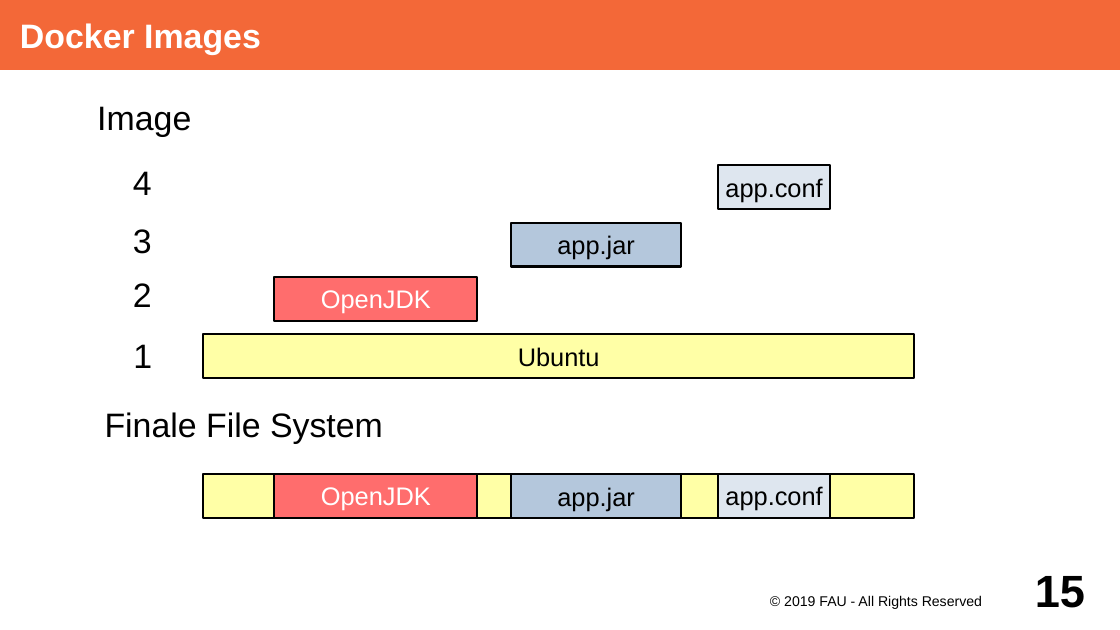
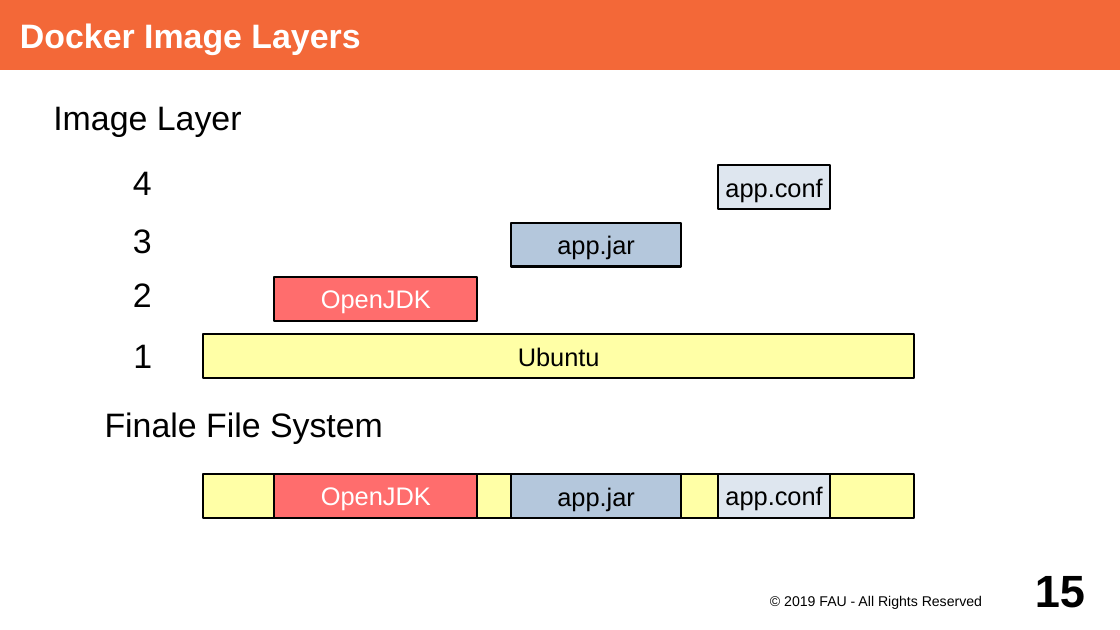
Before and after one commit to dirkriehle/adap-course, a slide deck: slide 15 of Lecture Slides/ADAP Z01 - Containerization.odp. Drawn at 1120x630 pixels with LibreOffice and Linux fonts; fonts in the diff are those of the drawing. Boxes give left, top, right and bottom in pixels: in the first picture for what was removed or moved away, otherwise in the second. Text is boxed around its words. In the diff, an @@ line names an element or a change of style, - is before the commit and + after.

```diff
--- a/Lecture Slides/ADAP Z01 - Containerization.odp
+++ b/Lecture Slides/ADAP Z01 - Containerization.odp
@@ title at [20,23,360,55]: text changed @@
-Docker Images
+Docker Image Layers
@@ text at [53,106,242,137]: text changed @@
-Image
+Image Layer
```
Also in this commit, not shown: 8 other slides changed.
